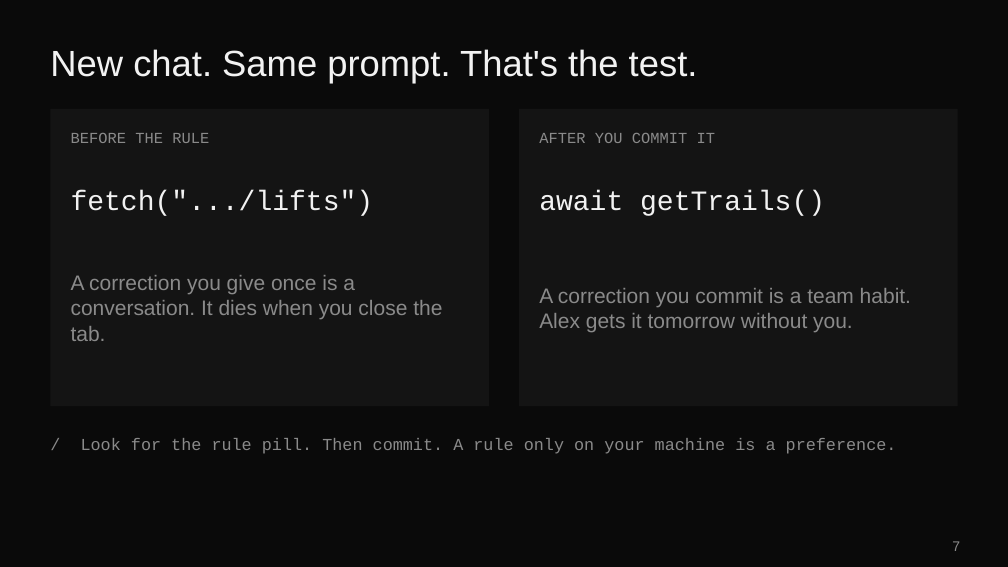
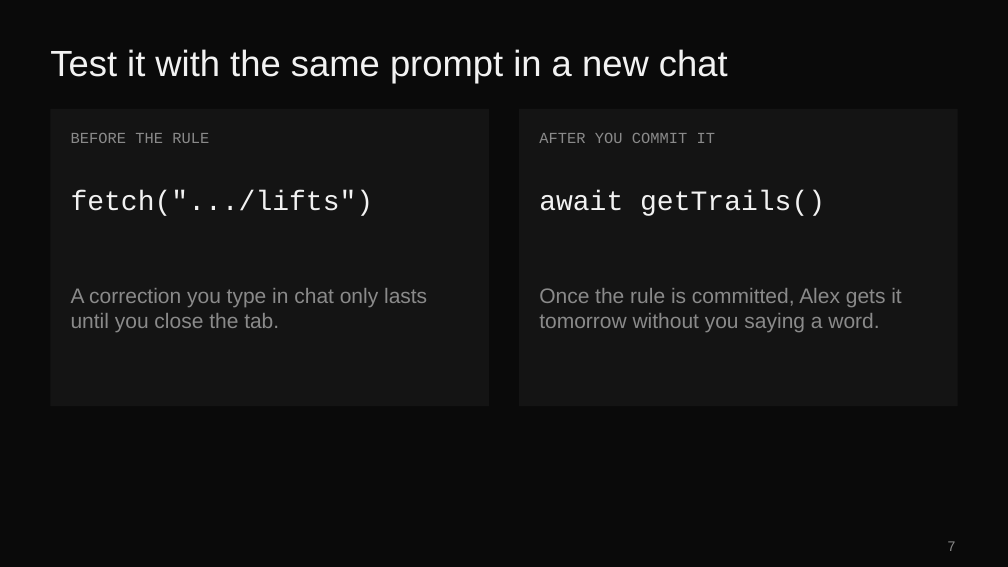
Before and after one commit to eveporcello/snowtooth-rules-teacher-guide, a slide deck: slide 7 of snowtooth-rules.pptx. Drawn at 1008x567 pixels with LibreOffice and Linux fonts; fonts in the diff are those of the drawing. Boxes give left, top, right and bottom in pixels: in the first picture for what was removed or moved away, otherwise in the second. Text is boxed around its words. In the diff, an @@ line names an element or a change of style, - is before the commit and + after.

```diff
--- a/snowtooth-rules.pptx
+++ b/snowtooth-rules.pptx
@@ title at (x1=50, y1=49, x2=728, y2=83): text changed @@
-New chat. Same prompt. That's the test.
+Test it with the same prompt in a new chat
@@ text at (x1=71, y1=288, x2=427, y2=332): text changed @@
-A correction you give once is a conversation. It dies when you close the tab.
+A correction you type in chat only lasts until you close the tab.
@@ text at (x1=539, y1=288, x2=901, y2=332): text changed @@
-A correction you commit is a team habit. Alex gets it tomorrow without you.
+Once the rule is committed, Alex gets it tomorrow without you saying a word.
@@ text removed at (x1=81, y1=438, x2=897, y2=454) @@
-/ Look for the rule pill. Then commit. A rule only on your machine is a preference.
@@ page number moved from (x1=952, y1=541, x2=960, y2=551) to (x1=948, y1=541, x2=956, y2=551) @@
```
Also in this commit, not shown: 8 other slides changed, 3 other files.
